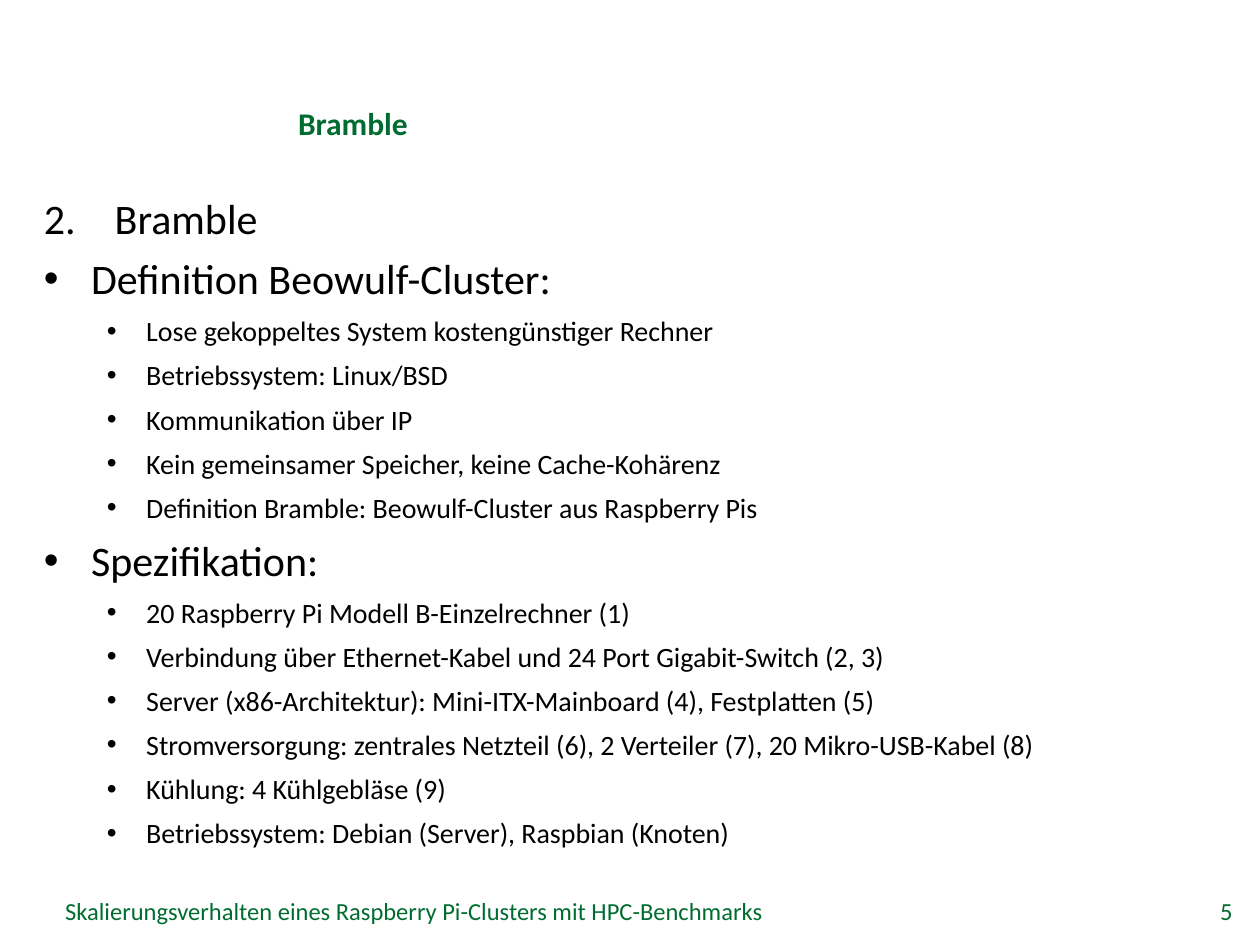
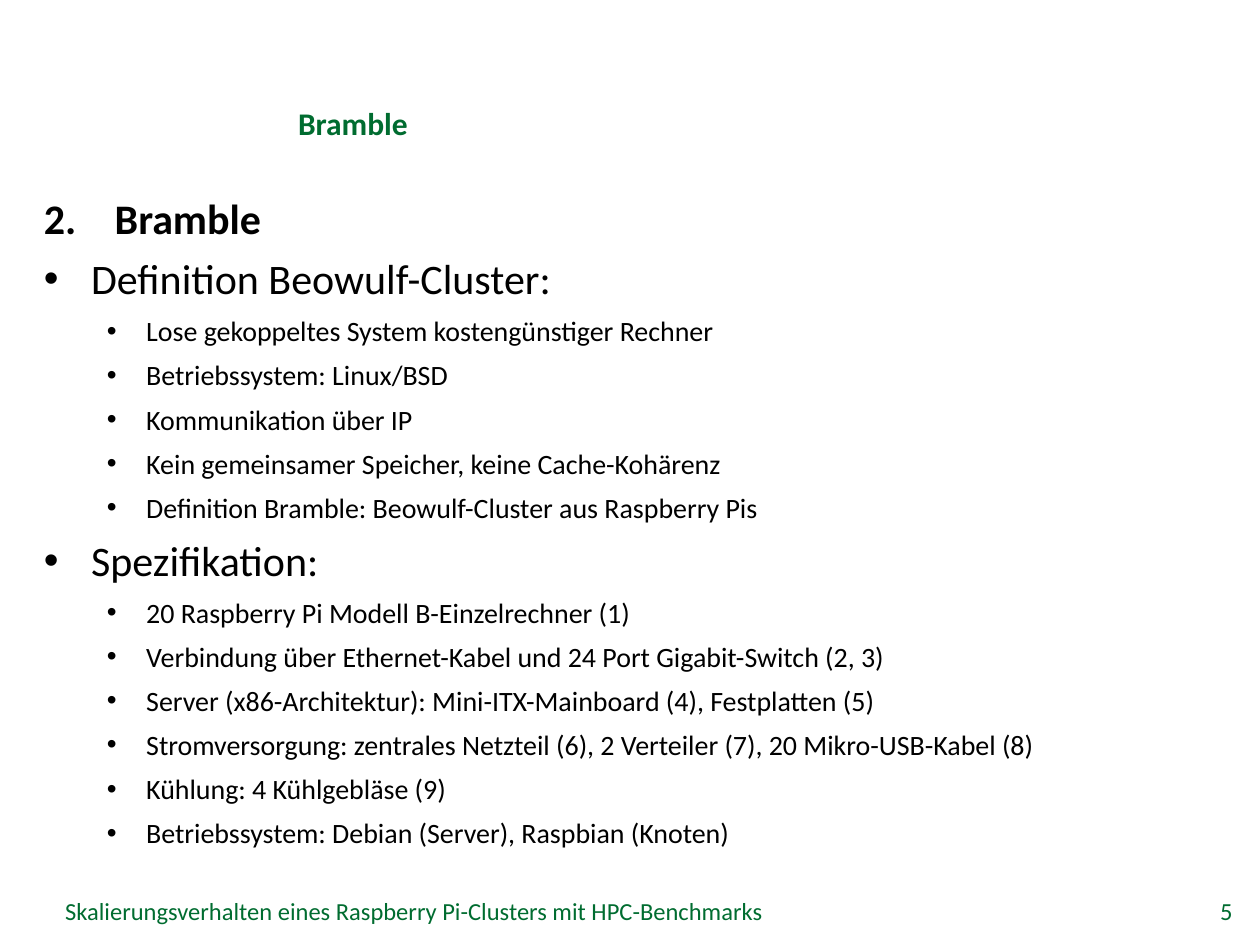
Before and after one commit to missgreenwood/bachelor-arbeit, a slide deck: slide 5 of Disputation/grei14.pptx. Drawn at 1260x945 pixels with LibreOffice and Linux fonts; fonts in the diff are those of the drawing; background and template pictures are left out. Boxes give left, top, right and bottom in pixels: in the first picture for what was removed or moved away, otherwise in the second. Text is boxed around its words. In the diff, an @@ line names an element or a change of style, - is before the commit and + after.

```diff
--- a/Disputation/grei14.pptx
+++ b/Disputation/grei14.pptx
@@ text at bbox=[115, 204, 261, 235]: bold on in "Bramble" @@
```
Also in this commit, not shown: 6 other slides changed, 14 slides added, 1 other file.
